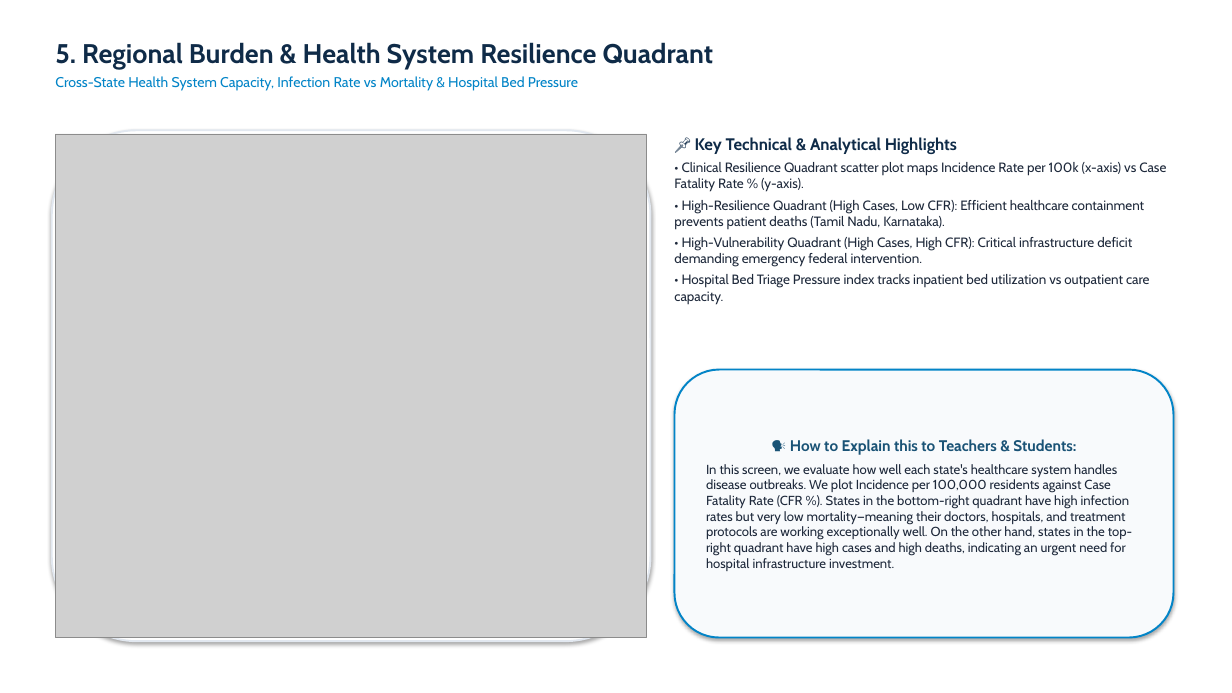
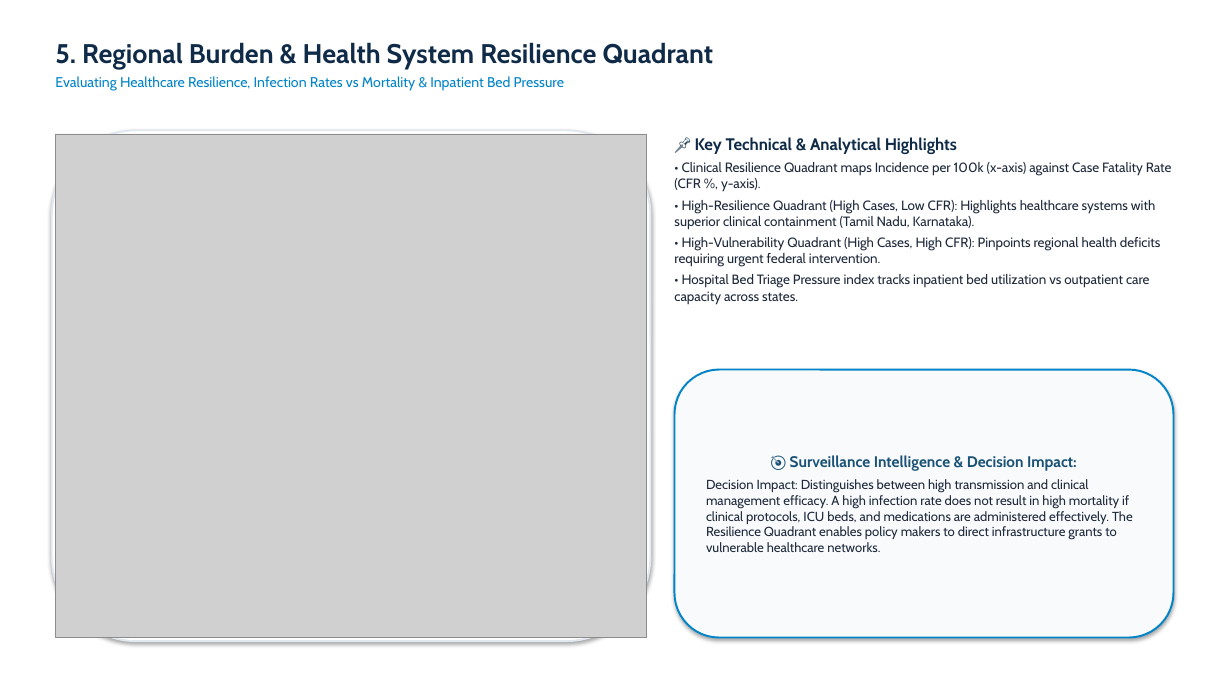
Before and after one commit to Argjain/2500320140031-disease-trend-analysis., a slide deck: slide 6 of docs/18_ArgJain_DiseaseTrendAnalysis_Presentation.pptx. Drawn at 1232x693 pixels with LibreOffice and Linux fonts; fonts in the diff are those of the drawing; grey boxes stand for pictures. Boxes give left, top, right and bottom in pixels: in the first picture for what was removed or moved away, otherwise in the second. Text is boxed around its words. In the diff, an @@ line names an element or a change of style, - is before the commit and + after.

```diff
--- a/docs/18_ArgJain_DiseaseTrendAnalysis_Presentation.pptx
+++ b/docs/18_ArgJain_DiseaseTrendAnalysis_Presentation.pptx
@@ text at [55, 76, 564, 91]: text changed @@
-Cross-State Health System Capacity, Infection Rate vs Mortality & Hospital Bed Pressure
+Evaluating Healthcare Resilience, Infection Rates vs Mortality & Inpatient Bed Pressure
@@ text at [674, 162, 1172, 304]: text changed @@
-• Clinical Resilience Quadrant scatter plot maps Incidence Rate per 100k (x-axis) vs Case Fatality Rate % (y-axis).
-• High-Resilience Quadrant (High Cases, Low CFR): Efficient healthcare containment prevents patient deaths (Tamil Nadu, Karnataka).
-• High-Vulnerability Quadrant (High Cases, High CFR): Critical infrastructure deficit demanding emergency federal intervention.
-• Hospital Bed Triage Pressure index tracks inpatient bed utilization vs outpatient care capacity.
+• Clinical Resilience Quadrant maps Incidence per 100k (x-axis) against Case Fatality Rate (CFR %, y-axis).
+• High-Resilience Quadrant (High Cases, Low CFR): Highlights healthcare systems with superior clinical containment (Tamil Nadu, Karnataka).
+• High-Vulnerability Quadrant (High Cases, High CFR): Pinpoints regional health deficits requiring urgent federal intervention.
+• Hospital Bed Triage Pressure index tracks inpatient bed utilization vs outpatient care capacity across states.
@@ text in rounded rectangle at [706, 455, 1133, 552]: text changed @@
-🗣️ How to Explain this to Teachers & Students:
-In this screen, we evaluate how well each state's healthcare system handles disease outbreaks. We plot Incidence per 100,000 residents against Case Fatality Rate (CFR %). States in the bottom-right quadrant have high infection rates but very low mortality—meaning their doctors, hospitals, and treatment protocols are working exceptionally well. On the other hand, states in the top-right quadrant have high cases and high deaths, indicating an urgent need for hospital infrastructure investment.
+🎯 Surveillance Intelligence & Decision Impact:
+Decision Impact: Distinguishes between high transmission and clinical management efficacy. A high infection rate does not result in high mortality if clinical protocols, ICU beds, and medications are administered effectively. The Resilience Quadrant enables policy makers to direct infrastructure grants to vulnerable healthcare networks.
```
Also in this commit, not shown: 11 other slides changed, 2 slides added, 2 slides removed, 19 other files.
